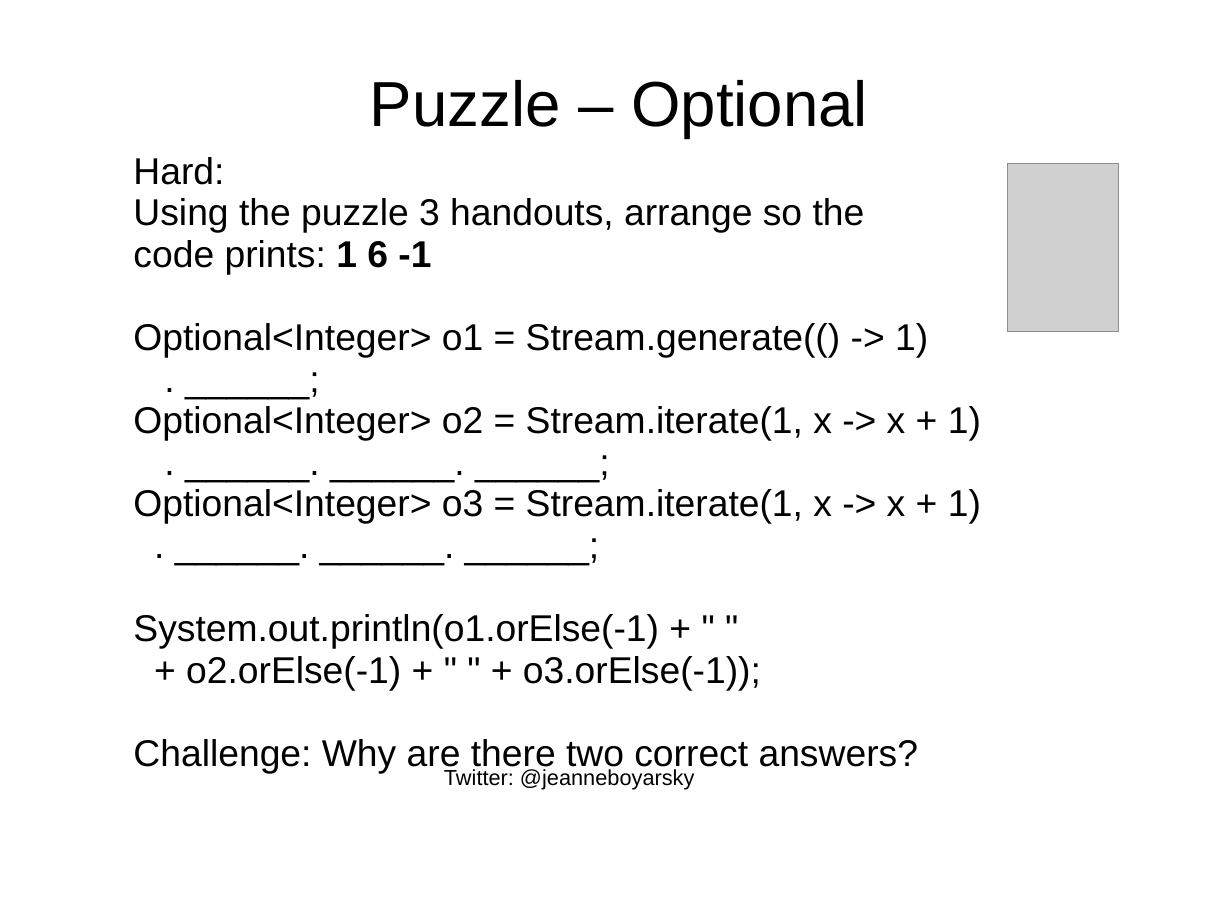
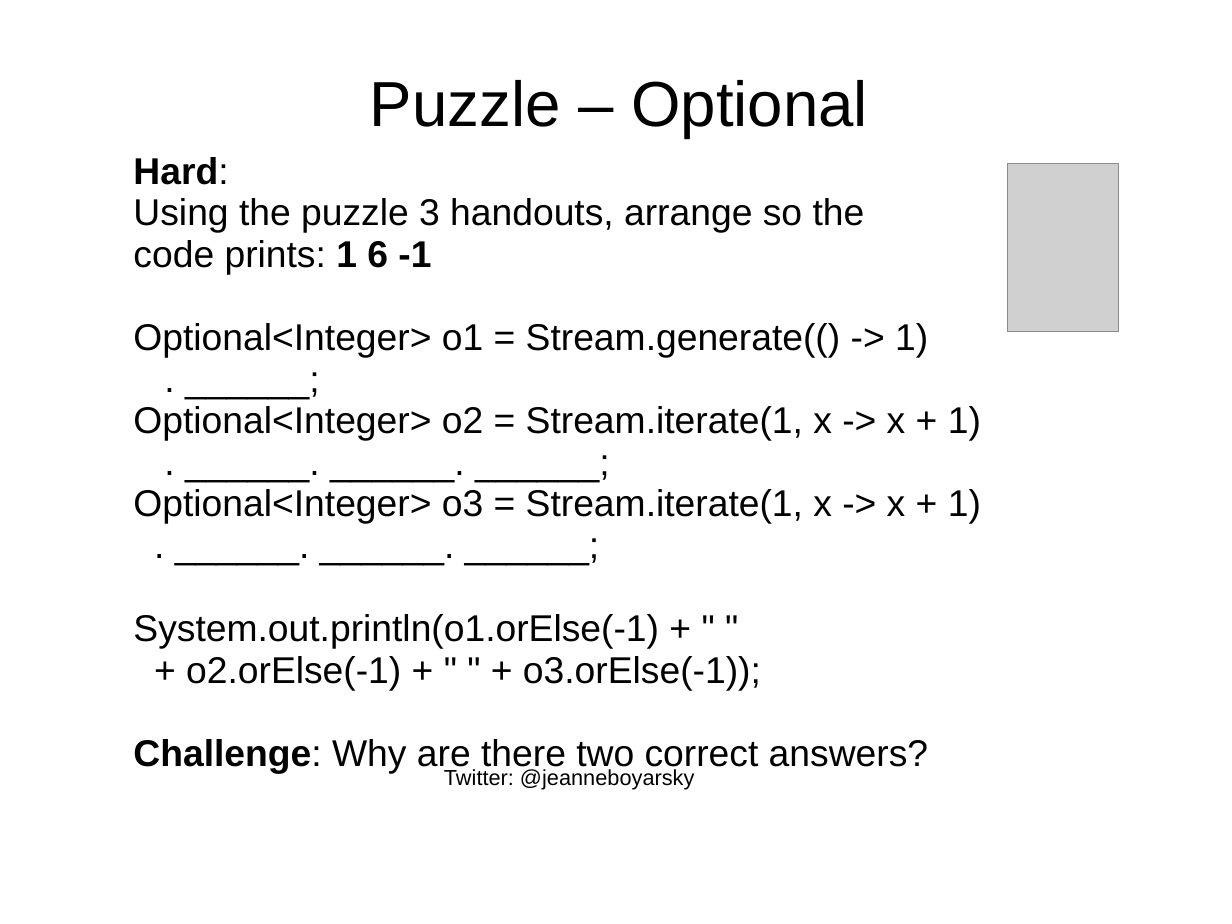
Before and after one commit to boyarsky/java-8-streams-by-puzzles, a slide deck: slide 40 of docs/Slides.ppt. Drawn at 1232x924 pixels with LibreOffice and Linux fonts; fonts in the diff are those of the drawing; grey boxes stand for pictures; background and template pictures are left out. Boxes give left, top, right and bottom in pixels: in the first picture for what was removed or moved away, otherwise in the second. Text is boxed around its words. In the diff, an @@ line names an element or a change of style, - is before the commit and + after.

Commit message:
add missing bold on one slide

```diff
--- a/docs/Slides.ppt
+++ b/docs/Slides.ppt
@@ text at [133, 157, 928, 774]: bold on in "Hard:", "Challenge:" @@
```
